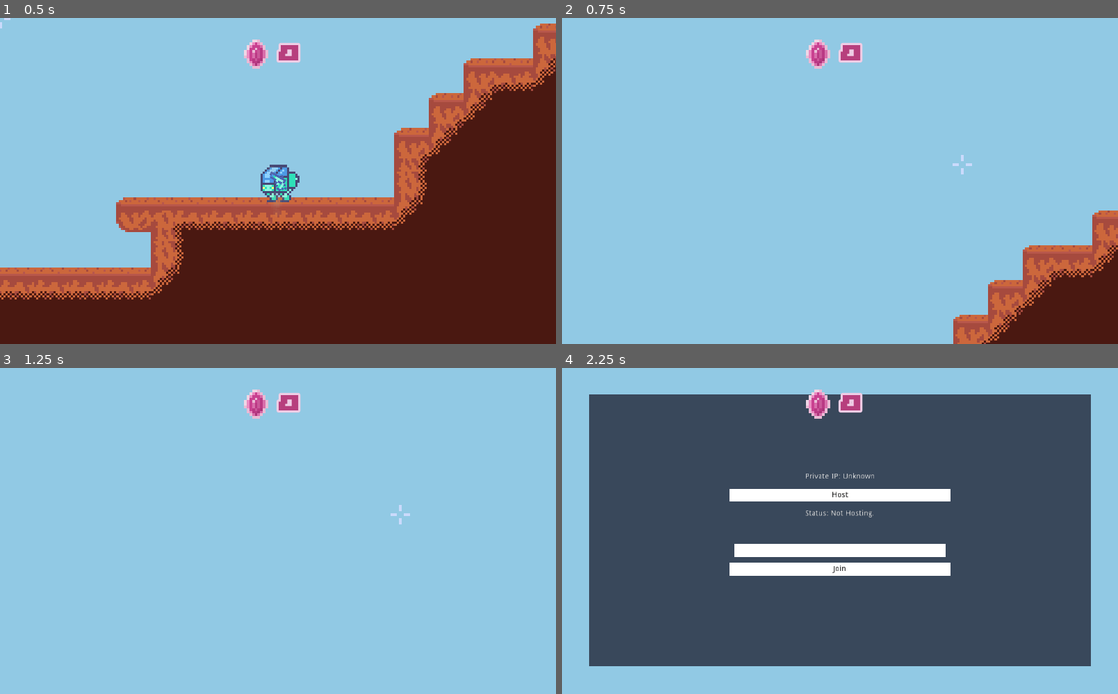
Above: before the commit, frames 1-4 (two rows, left to right).
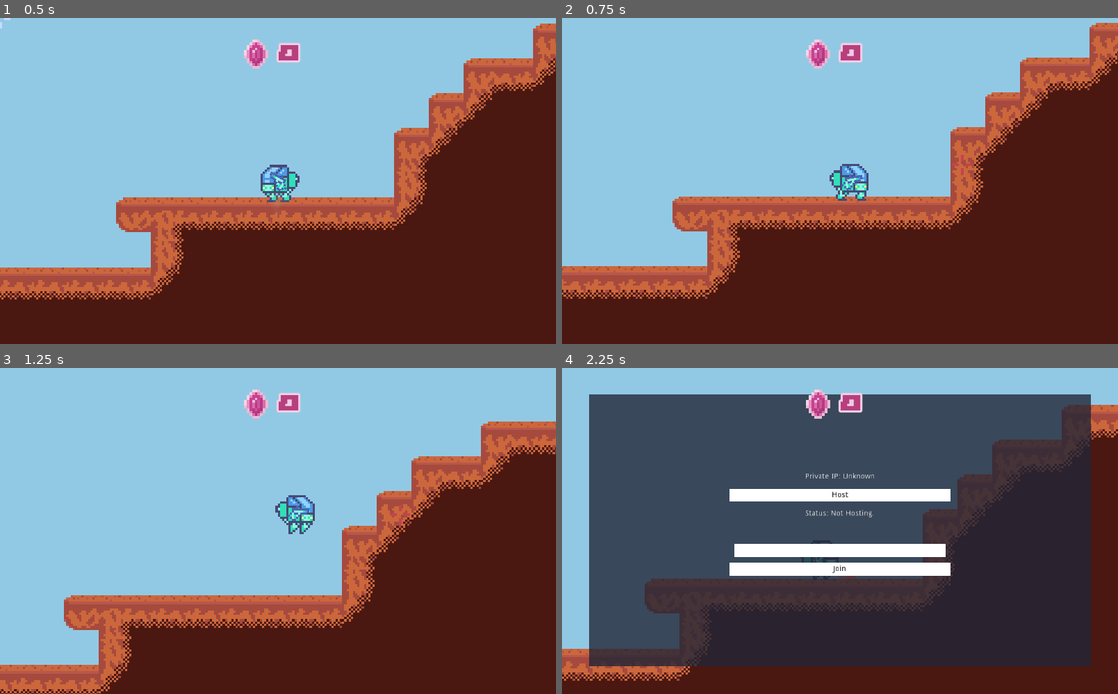
Above: after the commit, the same moments.

Repository: MichaelRRyan/Mecha-Miners
Game: Godot game, scene res://scenes/Gameplay.tscn
Same seed, same stepped clock (60 frames per second), same inputs: the game is played once before the commit and once after it.
Inputs (mouse positions are in pixels of both pictures, inside the frame that each line leads up to):
- Up to frame 1 (0.5 s): no input
- Up to frame 2 (0.75 s): tap Enter at 0.5 s; move the mouse to (962, 164) at 0.52 s; hold D (move_right) from 0.53 s (still down); tap K at 0.6 s
- Up to frame 3 (1.25 s): keep holding D (move_right); tap W (jump) at 0.77 s
- Up to frame 4 (2.25 s): move the mouse to (728, 547) at 1.27 s; release D (move_right) at 1.28 s; hold A (move_left) 1.28-2.03 s; click (728, 547) at 1.35 s; tap W (jump) at 1.52 s; tap K at 1.55 s; move the mouse to (895, 459) at 2.02 s; hold D (move_right) from 2.03 s (still down); hold H (toggle_network_panel) from 2.03 s (still down)

Frame 1 is identical in both runs. In frame 2, 48% of the frame differs, in the area x 0-100%, y 1-100%; in frame 3, 44%; in frame 4, 45%.

Commit message:
Disabled gun while respawning

Diff:
--- a/scripts/Player.gd
+++ b/scripts/Player.gd
@@ -261,6 +261,8 @@
 	set_physics_process(false)
 	hide()
 
+	$Gun.set_process(false)
+
 	var terrains = get_tree().get_nodes_in_group("terrain")
 	if terrains and not terrains.empty():
 
@@ -275,9 +277,9 @@
 
 
 # -----------------------------------------------------------------------------
-func _input(event):
-	if event is InputEventKey and event.scancode == KEY_K and event.is_pressed():
-		die()
+#func _input(event):
+#	if event is InputEventKey and event.scancode == KEY_K and event.is_pressed():
+#		die()
 
 
 # -----------------------------------------------------------------------------
@@ -296,6 +298,8 @@
 	set_process(true)
 	set_physics_process(true)
 	show()
+
+	$Gun.set_process(true)
 
 
 # -----------------------------------------------------------------------------
